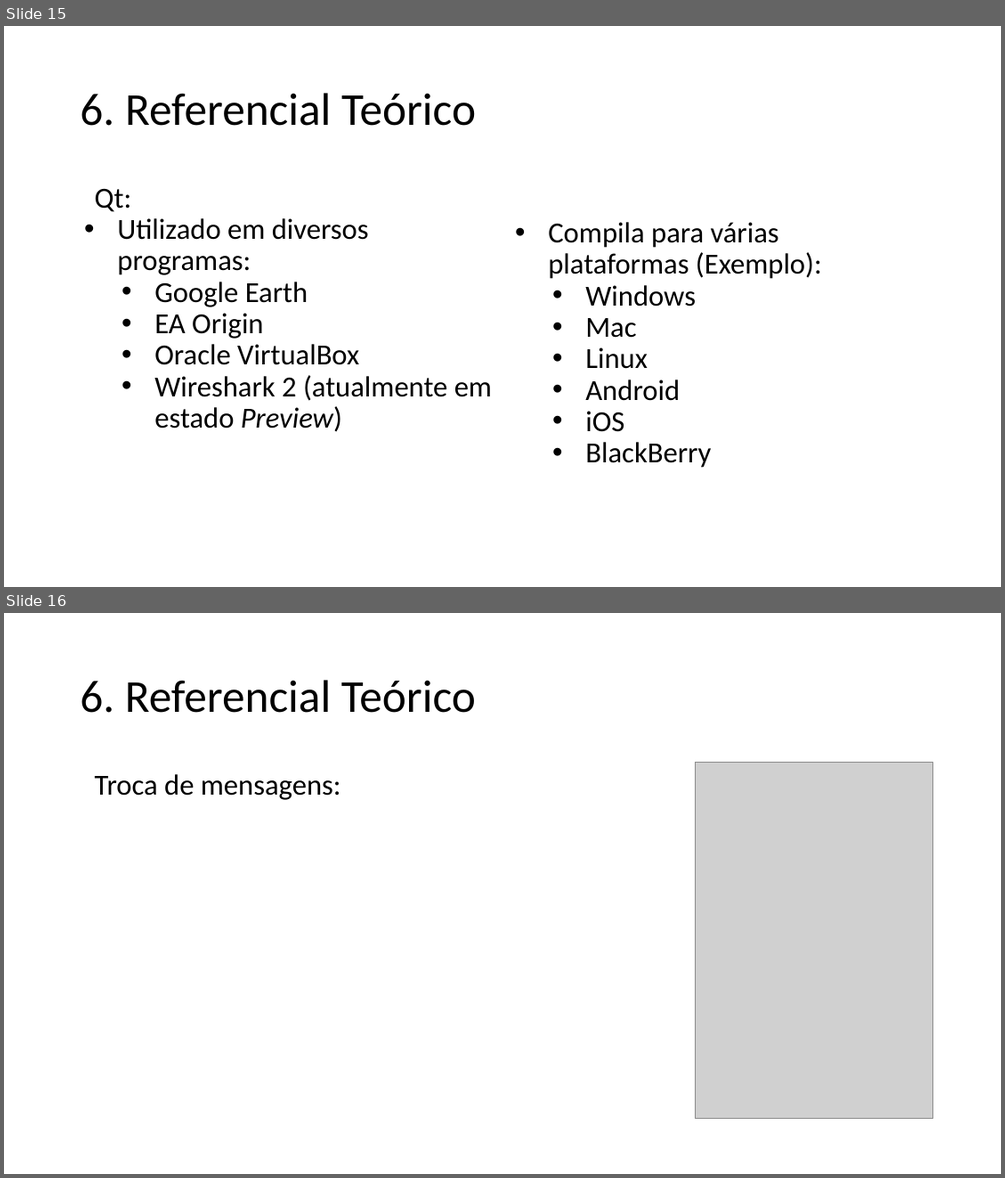
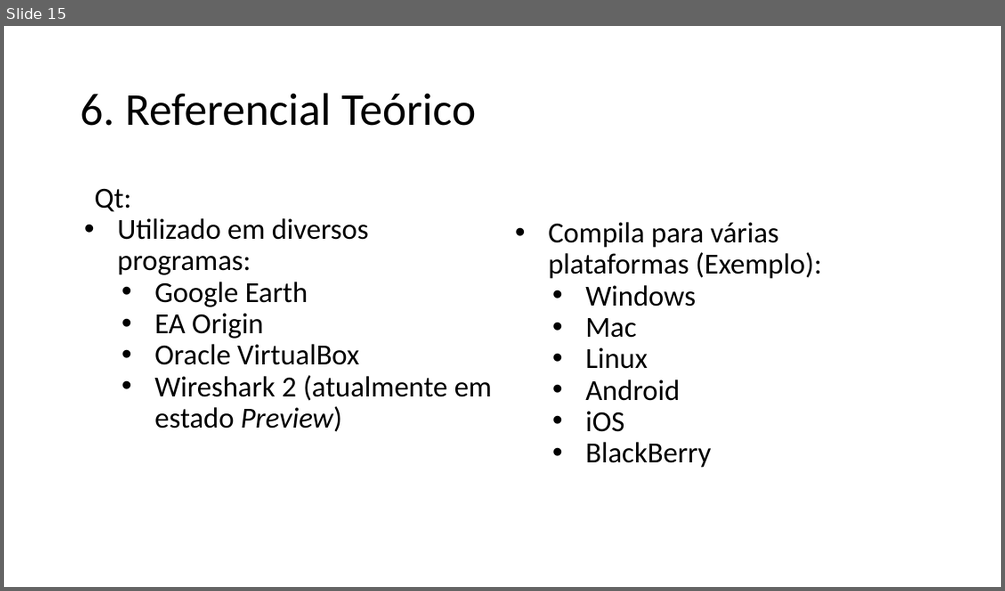
Before and after one commit to ricardopetrere/TCC_FTT, a slide deck: documentos/Apresentação_22_09.pptx. Shown one above the other, each under a label of ours: slides 15 and 16 before the commit, slide 15 after it. The pictures are 1005x1178 and 1005x591 pixels, drawn with LibreOffice and Linux fonts; fonts in the diff are those of the drawing; grey boxes stand for pictures. Boxes give left, top, right and bottom in pixels: in the first picture for what was removed or moved away, otherwise in the second. Text is boxed around its words. In the diff, an @@ line names an element or a change of style, - is before the commit and + after.

```diff
--- a/documentos/Apresentação_22_09.pptx
+++ b/documentos/Apresentação_22_09.pptx
@@ slide 16 removed at bbox=[4, 613, 1001, 1174], background #FFFFFF @@
@@ title removed at bbox=[80, 680, 476, 713] @@
-6. Referencial Teórico
@@ picture removed at bbox=[695, 763, 932, 1119] @@
@@ text removed at bbox=[95, 774, 341, 800] @@
-Troca de mensagens:
```
Also in this commit, not shown: 3 slides changed.
